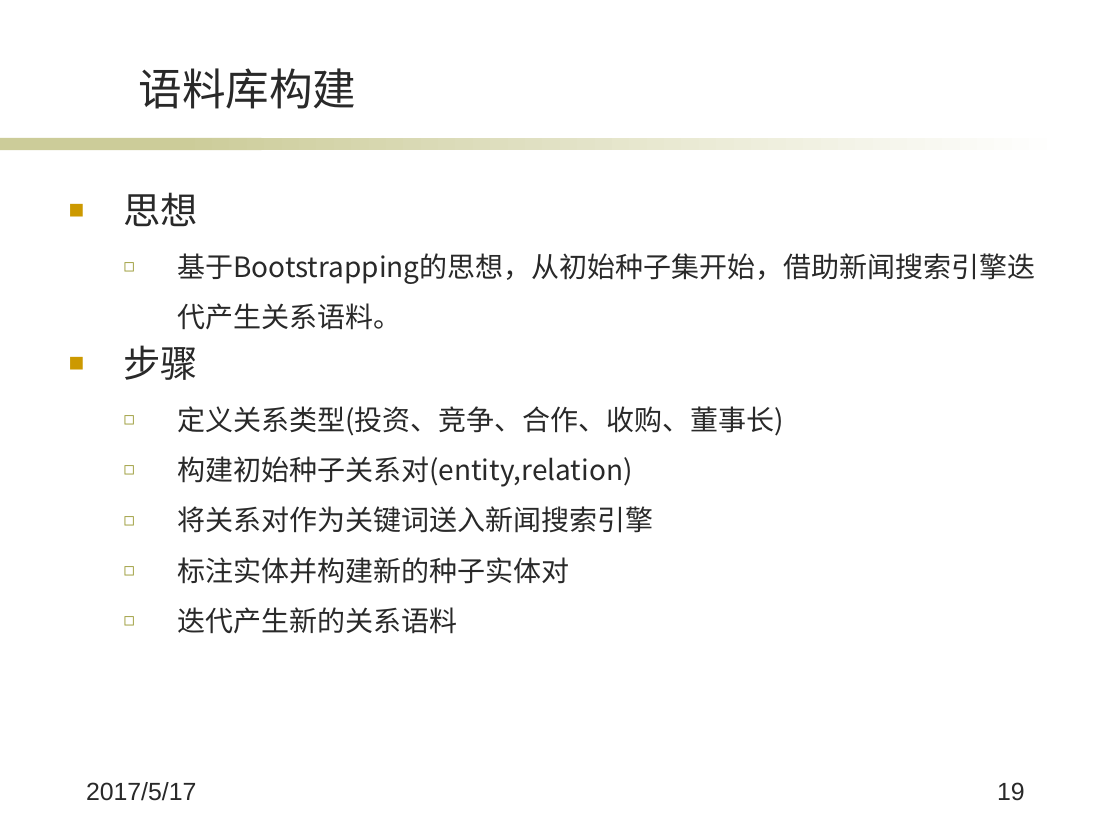
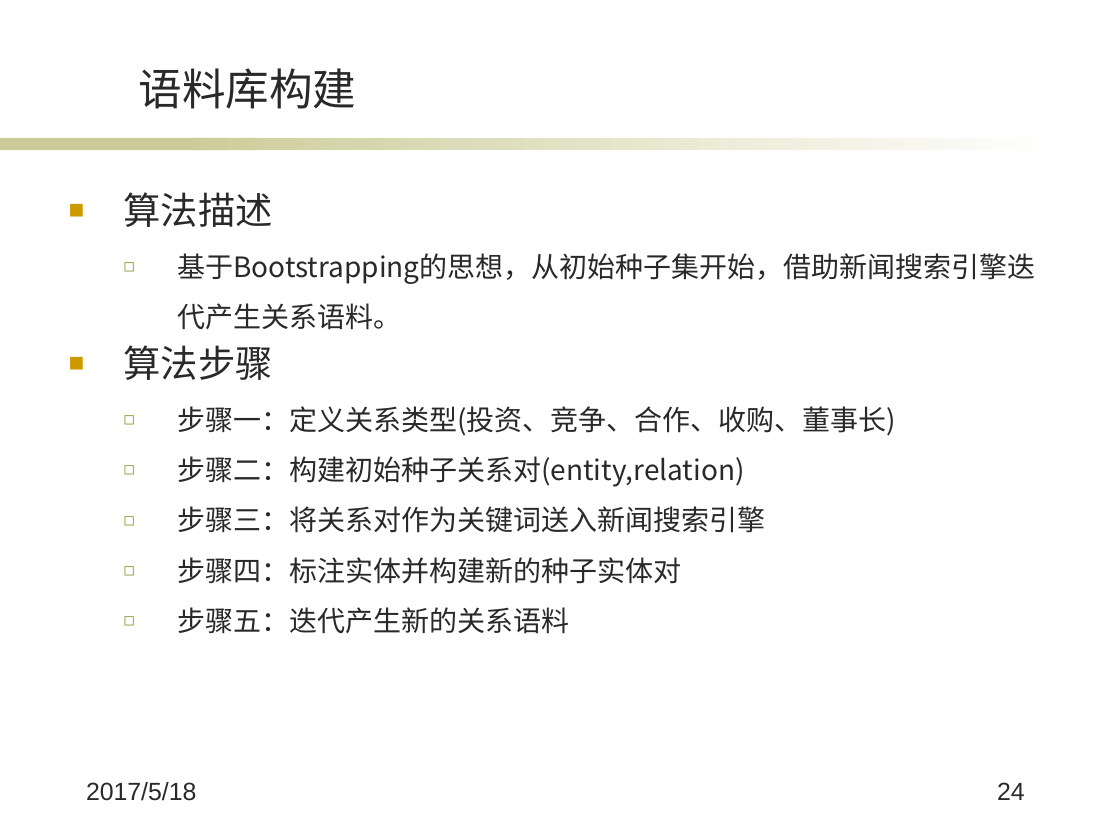
Before and after one commit to wqpod2g/paper, a slide deck: slide 24 of 毕业答辩ppt.pptx (slide 19 before the commit). Drawn at 1120x840 pixels with LibreOffice and Linux fonts; fonts in the diff are those of the drawing; background and template pictures are left out. Boxes give left, top, right and bottom in pixels: in the first picture for what was removed or moved away, otherwise in the second. Text is boxed around its words. In the diff, an @@ line names an element or a change of style, - is before the commit and + after.

```diff
--- a/毕业答辩ppt.pptx
+++ b/毕业答辩ppt.pptx
@@ text at bbox=[123, 192, 272, 227]: text changed @@
-■ 思想
+■ 算法描述
@@ text at bbox=[123, 345, 896, 634]: text changed @@
-■ 步骤
-  ◻ 定义关系类型(投资、竞争、合作、收购、董事长)
-  ◻ 构建初始种子关系对(entity,relation)
-  ◻ 将关系对作为关键词送入新闻搜索引擎
-  ◻ 标注实体并构建新的种子实体对
-  ◻ 迭代产生新的关系语料
+■ 算法步骤
+  ◻ 步骤一：定义关系类型(投资、竞争、合作、收购、董事长)
+  ◻ 步骤二：构建初始种子关系对(entity,relation)
+  ◻ 步骤三：将关系对作为关键词送入新闻搜索引擎
+  ◻ 步骤四：标注实体并构建新的种子实体对
+  ◻ 步骤五：迭代产生新的关系语料
@@ text at bbox=[86, 782, 196, 801]: text changed @@
-2017/5/17
+2017/5/18
@@ page number at bbox=[997, 782, 1025, 800]: text changed @@
-19
+24
```
Also in this commit, not shown: 18 other slides changed, 5 slides added, 1 other file.
